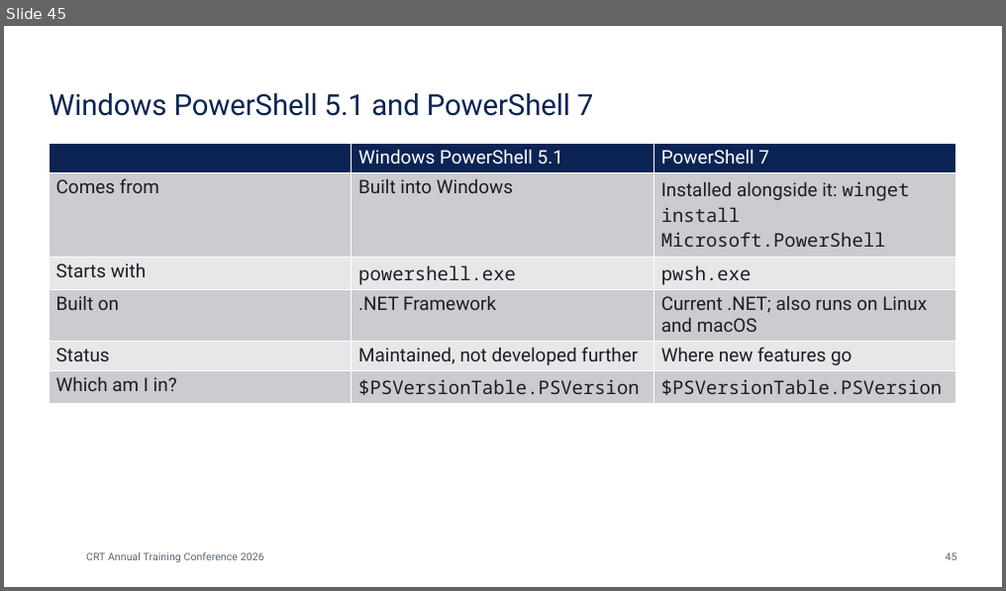
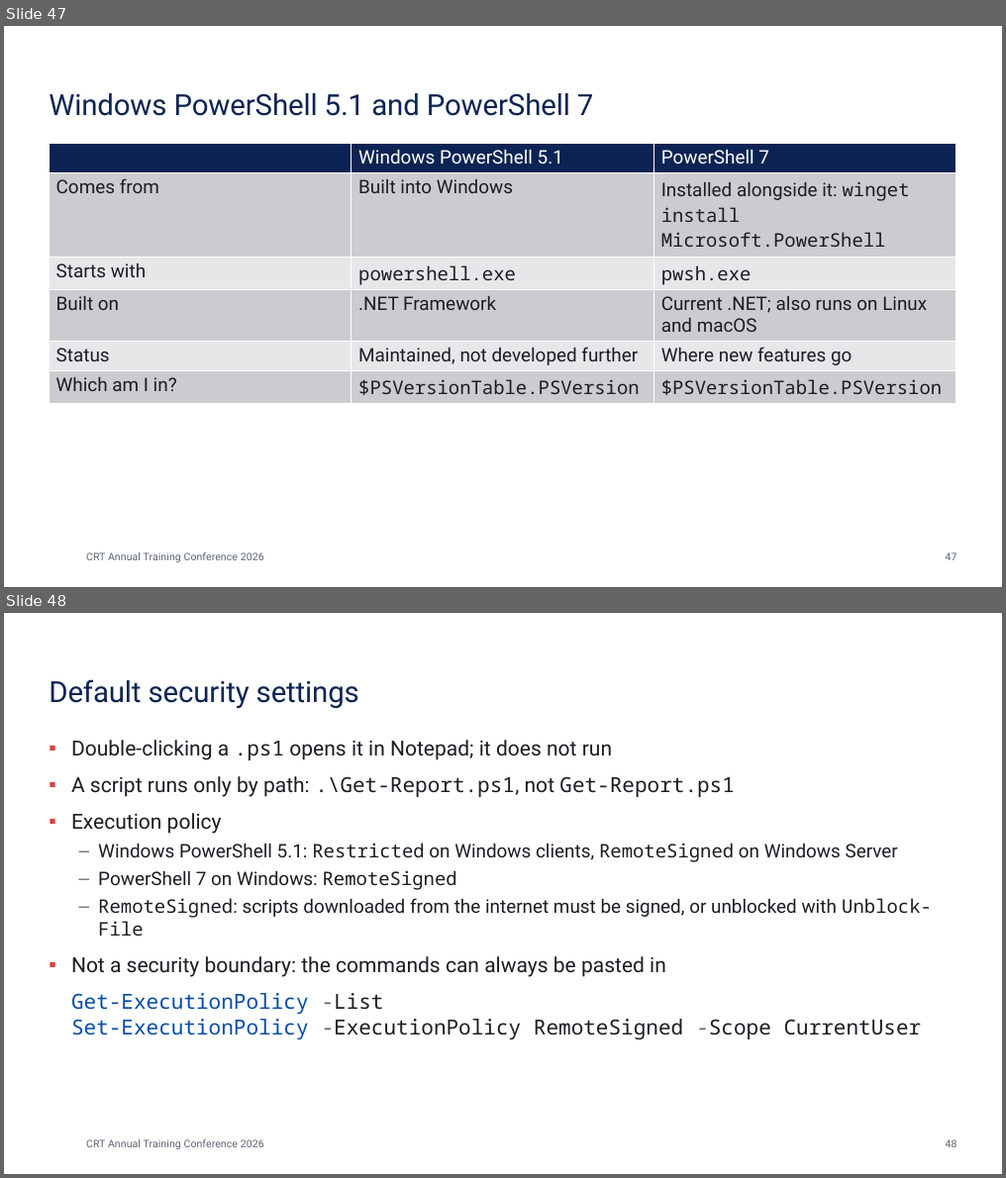
Before and after one commit to dzampino/crt-essentials-2026, a slide deck: docs/files/crt-essentials.pptx. Shown one above the other, each under a label of ours: slide 45 before the commit, slides 47 and 48 after it. The pictures are 1006x591 and 1006x1178 pixels, drawn with LibreOffice and Linux fonts; fonts in the diff are those of the drawing; background and template pictures are left out. Boxes give left, top, right and bottom in pixels: in the first picture for what was removed or moved away, otherwise in the second. Text is boxed around its words. In the diff, an @@ line names an element or a change of style, - is before the commit and + after.

```diff
--- a/docs/files/crt-essentials.pptx
+++ b/docs/files/crt-essentials.pptx
@@ slide 48 added at bbox=[4, 613, 1002, 1174], background #FFFFFF @@
@@ title added at bbox=[49, 679, 359, 709], 28 pt, text #0C2454 @@
+Default security settings
@@ text added at bbox=[71, 740, 932, 1040], 20 pt, text #1A1D23 @@
+▪ Double-clicking a .ps1 opens it in Notepad; it does not run
+▪ A script runs only by path: .\Get-Report.ps1, not Get-Report.ps1
+▪ Execution policy
+  – Windows PowerShell 5.1: Restricted on Windows clients, RemoteSigned on Windows Server
+  – PowerShell 7 on Windows: RemoteSigned
+  – RemoteSigned: scripts downloaded from the internet must be signed, or unblocked with Unblock-File
+▪ Not a security boundary: the commands can always be pasted in
+Get-ExecutionPolicy -List
+Set-ExecutionPolicy -ExecutionPolicy RemoteSigned -Scope CurrentUser
@@ text added at bbox=[86, 1140, 264, 1150], 10 pt, text #5A6472 @@
+CRT Annual Training Conference 2026
@@ page number added at bbox=[945, 1140, 957, 1148], 10 pt, text #5A6472 @@
+48
@@ what was slide 45 is now slide 47 @@
@@ page number at bbox=[945, 553, 957, 561]: text changed @@
-45
+47
```
Also in this commit, not shown: 2 other slides added, 16 other files.
